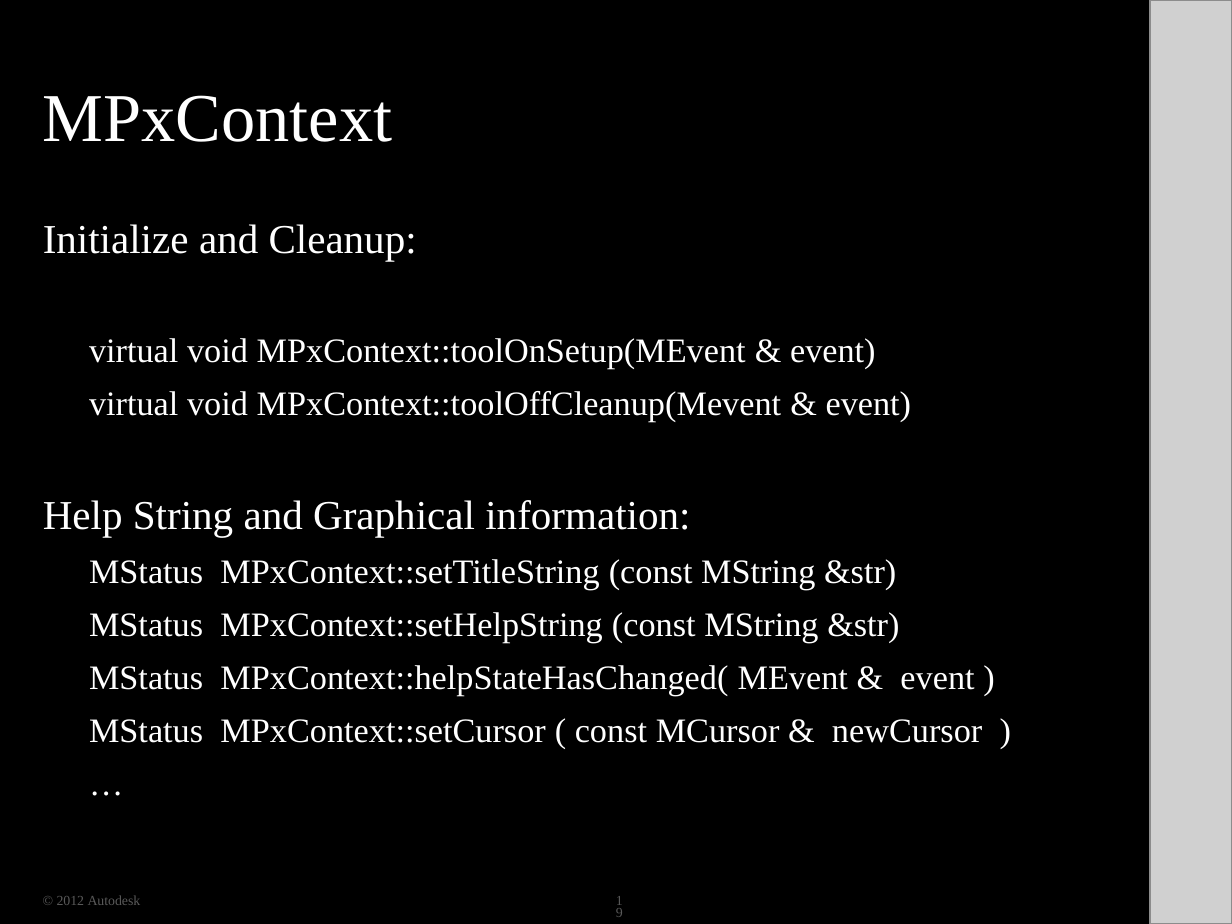
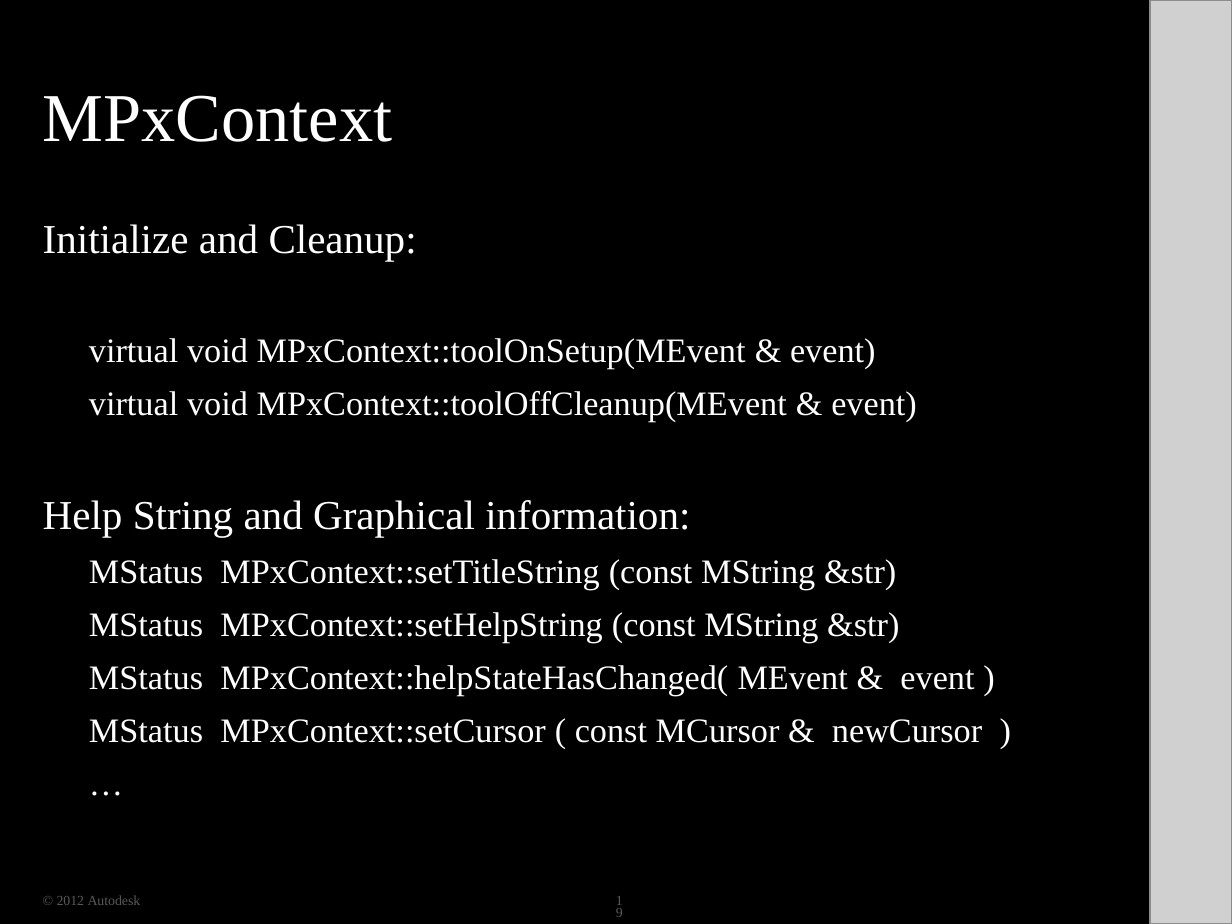
Before and after one commit to ADN-DevTech/Maya-Training-Material, a slide deck: slide 19 of 07_Locator/07_Locator.pptx. Drawn at 1232x924 pixels with LibreOffice and Linux fonts; fonts in the diff are those of the drawing; grey boxes stand for pictures; background and template pictures are left out; a plain dark background stands for a picture behind light text. Boxes give left, top, right and bottom in pixels: in the first picture for what was removed or moved away, otherwise in the second. Text is boxed around its words. In the diff, an @@ line names an element or a change of style, - is before the commit and + after.

```diff
--- a/07_Locator/07_Locator.pptx
+++ b/07_Locator/07_Locator.pptx
@@ text at <box>89,391,917,422</box>: text changed @@
-virtual void MPxContext::toolOffCleanup(Mevent & event)
+virtual void MPxContext::toolOffCleanup(MEvent & event)
```
Also in this commit, not shown: 4 other slides changed, 8 other files.
